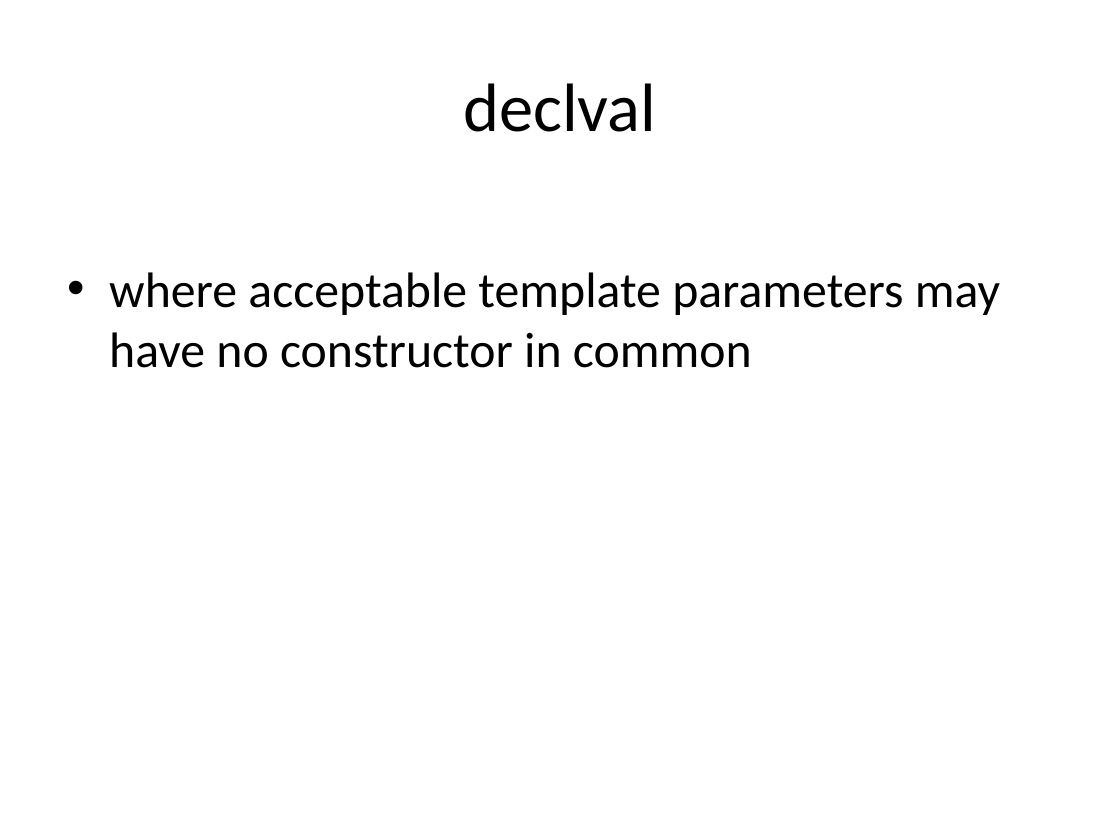
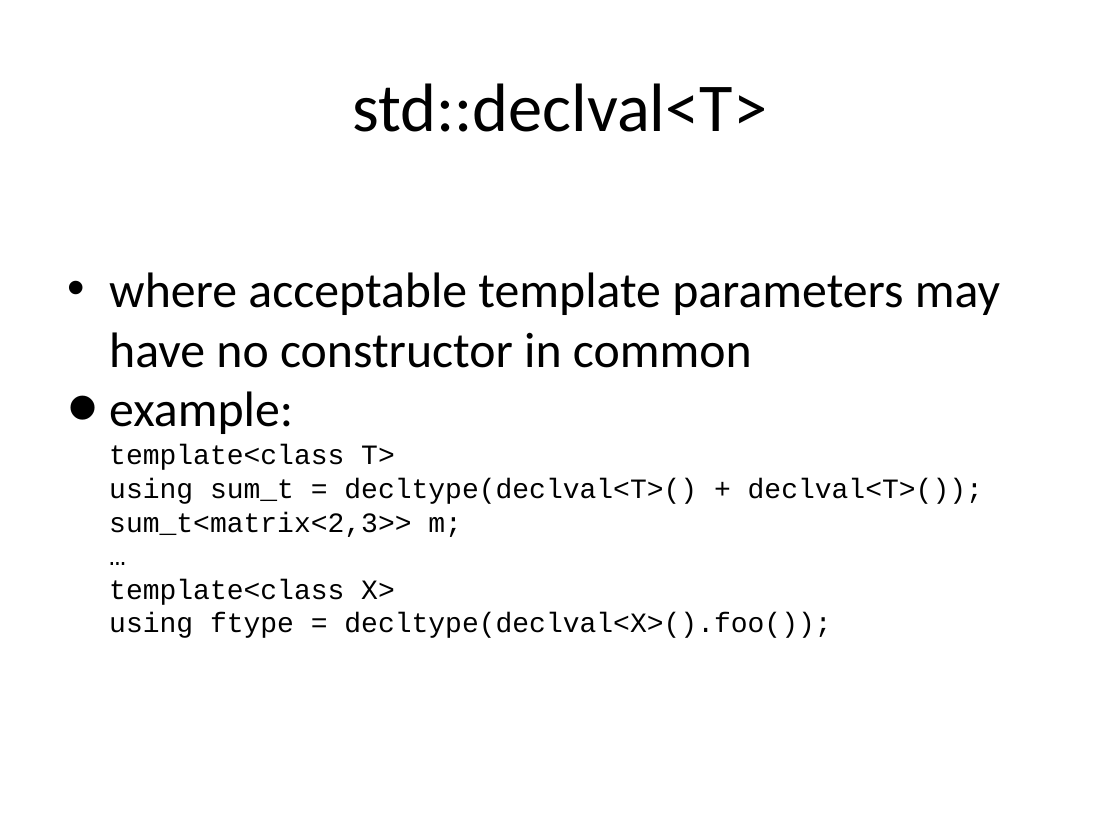
Before and after one commit to xtofl/cpp11training, a slide deck: slide 41 of slides/1.coreextensions-c11-121213071023-phpapp02-reordered.pptx (slide 37 before the commit). Drawn at 1120x840 pixels with LibreOffice and Linux fonts; fonts in the diff are those of the drawing. Boxes give left, top, right and bottom in pixels: in the first picture for what was removed or moved away, otherwise in the second. Text is boxed around its words. In the diff, an @@ line names an element or a change of style, - is before the commit and + after.

```diff
--- a/slides/1.coreextensions-c11-121213071023-phpapp02-reordered.pptx
+++ b/slides/1.coreextensions-c11-121213071023-phpapp02-reordered.pptx
@@ title at bbox=[352, 83, 767, 132]: text changed @@
-declval
+std::declval<T>
@@ text at bbox=[109, 391, 983, 638]: paragraph added @@
+• example:
+  template<class T>
+  using sum_t = decltype(declval<T>() + declval<T>());
+  sum_t<matrix<2,3>> m;
+  …
+  template<class X>
+  using ftype = decltype(declval<X>().foo());
```
Also in this commit, not shown: 46 other slides changed, 5 slides added, 5 slides removed, 1 other file.
